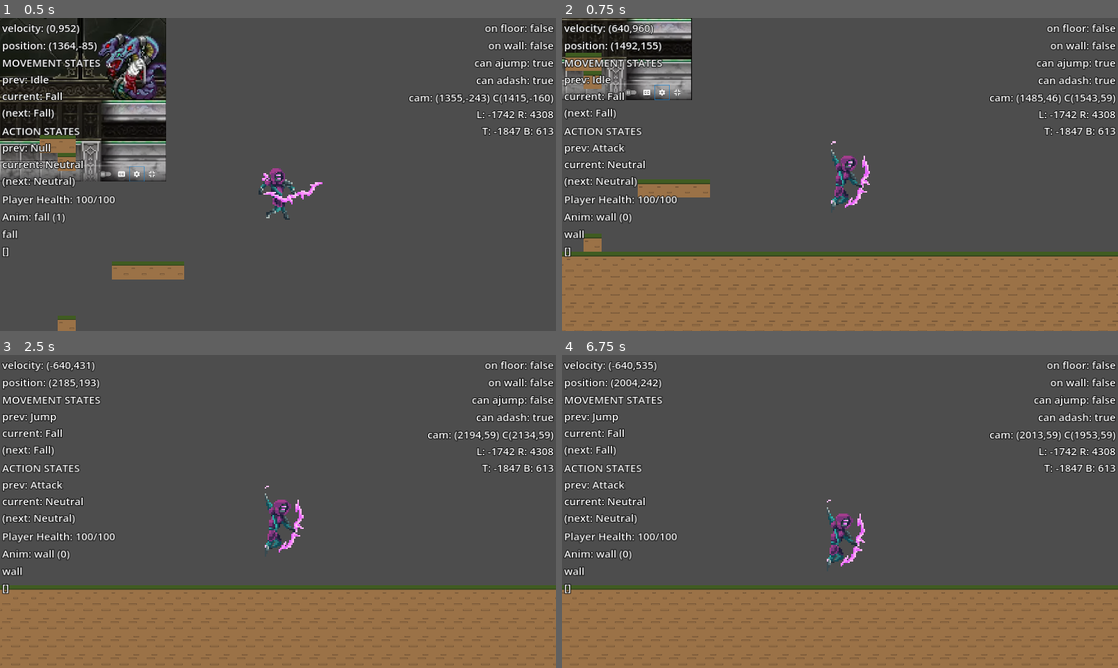
Above: before the commit, frames 1-4 (two rows, left to right).
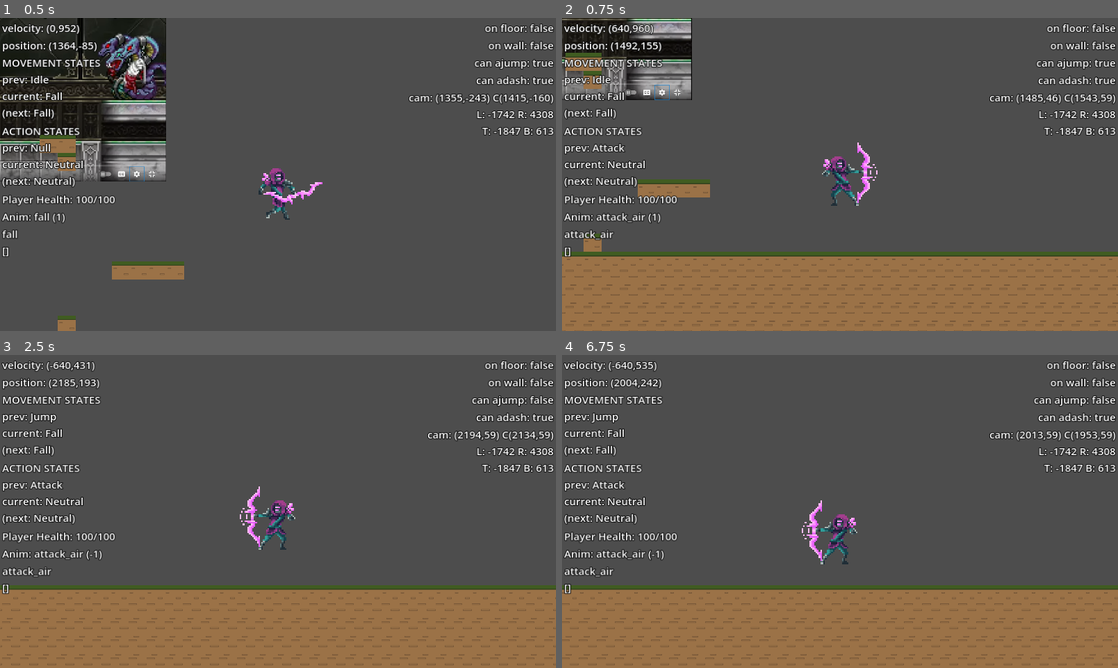
Above: after the commit, the same moments.

Repository: azylazide/untitled-hw-game-G4
Game: Godot game, scene res://src/levels/level_test.tscn
Two runs of this game, one before a commit and one after it. Both use one fixed random seed, a clock stepped at 60 frames per second and the inputs below.
Inputs:
- Up to frame 1 (0.5 s): no input
- Up to frame 2 (0.75 s): tap Enter (ui_accept) at 0.5 s; hold D (right) from 0.53 s (still down); hold Z (attack) from 0.53 s (still down)
- Up to frame 3 (2.5 s): tap Space (jump) at 0.77, 1.07, 1.52, 1.55, 1.82 s; tap X (dash) at 0.8, 1.35 s; release Z (attack) at 1.28 s; release D (right) at 2.03 s; hold A (left) from 2.03 s (still down); hold Space (jump) from 2.03 s (still down); tap Z (attack) at 2.3 s
- Up to frame 4 (6.75 s): release A (left) at 2.78 s; release Space (jump) at 2.78 s; hold D (right) 2.78-4.28 s; tap Z (attack) at 2.85, 4.35 s; tap Space (jump) at 3.02, 3.32, 3.77, 3.8, 4.07, 4.52, 4.82, 5.85, 6.02, 6.32 s; tap X (dash) at 3.05 s; hold X (dash) 3.53-4.28 s; hold A (left) 4.28-5.03 s; hold D (right) 5.03-5.78 s; hold X (dash) 5.03-5.78 s; hold A (left) from 5.78 s (still down); hold Z (attack) from 6.53 s (still down)

Frame 1 is identical in both runs. In frame 2, 1.2% of the frame differs, in the area x 0-57%, y 39-72%; in frame 3, 1.2%; in frame 4, 1.3%, in the area x 0-55%, y 46-72%.
Error before the commit: Trying to assign value of type 'Nil' to a variable of type 'float'. (res://src/actors/player/player.gd:863)
Error after the commit: Trying to assign value of type 'Nil' to a variable of type 'float'. (res://src/actors/player/player.gd:872)

Commit message:
prevented attacks in dash states attack_air can transition to fall and wall anim

Diff:
--- a/src/actors/player/player.gd
+++ b/src/actors/player/player.gd
@@ -751,14 +751,17 @@
 		Action.STATES.NEUTRAL:
 			if event.is_action_pressed("attack"):
 #				print("ATTACK %d" %frame_count)
+				if Move.current in [Move.STATES.IDLE,Move.STATES.RUN]:
+					anim_sm.travel("attack")
+					anim_tree.set("parameters/attack/blend_position",face_direction)
+				elif Move.current in [Move.STATES.JUMP,Move.STATES.FALL,Move.STATES.WALL]:
+					anim_sm.travel("attack_air")
+					anim_tree.set("parameters/attack_air/blend_position",face_direction)
+				else:
+					return
+
 				$Timers/testtimer.start()
 				Action.next = Action.STATES.ATTACK
-				if Move.current in [Move.STATES.IDLE,Move.STATES.RUN,Move.STATES.GDASH]:
-					anim_sm.travel("attack")
-					anim_tree.set("parameters/attack/blend_position",face_direction)
-				elif Move.current in [Move.STATES.JUMP,Move.STATES.ADASH,Move.STATES.FALL,Move.STATES.WALL]:
-					anim_sm.travel("attack_air")
-					anim_tree.set("parameters/attack_air/blend_position",face_direction)
 				attack_finished = false
 				Action.change_state()
 
@@ -826,6 +829,12 @@
 			Move.STATES.RUN:
 				anim_sm.travel("run")
 				anim_tree.set("parameters/run/blend_position",face_direction)
+			Move.STATES.FALL:
+				anim_sm.travel("fall")
+				anim_tree.set("parameters/fall/blend_position",face_direction)
+			Move.STATES.WALL:
+				anim_sm.travel("wall")
+				anim_tree.set("parameters/wall/blend_position",face_direction)
 			_:
 				anim_sm.travel("idle")
 				anim_tree.set("parameters/idle/blend_position",face_direction)
--- a/src/actors/player/player.tscn
+++ b/src/actors/player/player.tscn
@@ -183,8 +183,10 @@
 [sub_resource type="AnimationNodeStateMachineTransition" id="AnimationNodeStateMachineTransition_4plpm"]
 
 [sub_resource type="AnimationNodeStateMachineTransition" id="AnimationNodeStateMachineTransition_3j52a"]
+switch_mode = 2
 
 [sub_resource type="AnimationNodeStateMachineTransition" id="AnimationNodeStateMachineTransition_b3o0g"]
+switch_mode = 2
 
 [sub_resource type="AnimationNodeStateMachineTransition" id="AnimationNodeStateMachineTransition_2kgkw"]
 
@@ -244,7 +246,9 @@
 [sub_resource type="AnimationNodeStateMachineTransition" id="AnimationNodeStateMachineTransition_6krvu"]
 
 [sub_resource type="AnimationNodeStateMachineTransition" id="AnimationNodeStateMachineTransition_23h1i"]
-advance_mode = 2
+switch_mode = 2
+
+[sub_resource type="AnimationNodeStateMachineTransition" id="AnimationNodeStateMachineTransition_itasu"]
 
 [sub_resource type="AnimationNodeStateMachine" id="AnimationNodeStateMachine_lagf6"]
 states/End/position = Vector2(941, 100)
@@ -253,7 +257,7 @@
 states/attack/node = SubResource("AnimationNodeBlendSpace1D_1xrlj")
 states/attack/position = Vector2(435, 256)
 states/attack_air/node = SubResource("AnimationNodeBlendSpace1D_m17wx")
-states/attack_air/position = Vector2(-66, 19)
+states/attack_air/position = Vector2(-222, 108)
 states/death/node = SubResource("AnimationNodeBlendSpace1D_n0lvd")
 states/death/position = Vector2(795, 256)
 states/fall/node = SubResource("AnimationNodeBlendSpace1D_2po8h")
@@ -270,8 +274,8 @@
 states/run/position = Vector2(520, 100)
 states/wall/node = SubResource("AnimationNodeBlendSpace1D_qjijo")
 states/wall/position = Vector2(733, -259)
-transitions = ["Start", "idle", SubResource("AnimationNodeSt …(2763 unchanged characters)… mationNodeStateMachineTransition_23h1i")]
-graph_offset = Vector2(-177, -210.5)
+transitions = ["Start", "idle", SubResource("AnimationNodeSt …(2763 unchanged characters)… mationNodeStateMachineTransition_23h1i"), "attack_air", "fall", SubResource("AnimationNodeStateMachineTransition_itasu")]
+graph_offset = Vector2(-231, -148.5)
 
 [sub_resource type="AnimationNodeStateMachinePlayback" id="AnimationNodeStateMachinePlayback_28qgb"]
 
@@ -1344,7 +1348,6 @@
 [node name="AnimationTree" type="AnimationTree" parent="."]
 tree_root = SubResource("AnimationNodeStateMachine_lagf6")
 anim_player = NodePath("../AnimationPlayer")
-active = true
 process_callback = 0
 parameters/playback = SubResource("AnimationNodeStateMachinePlayback_28qgb")
 parameters/adash/blend_position = 1.0
Not shown: 1 places in src/actors/player/player.tscn that only renumber resources
